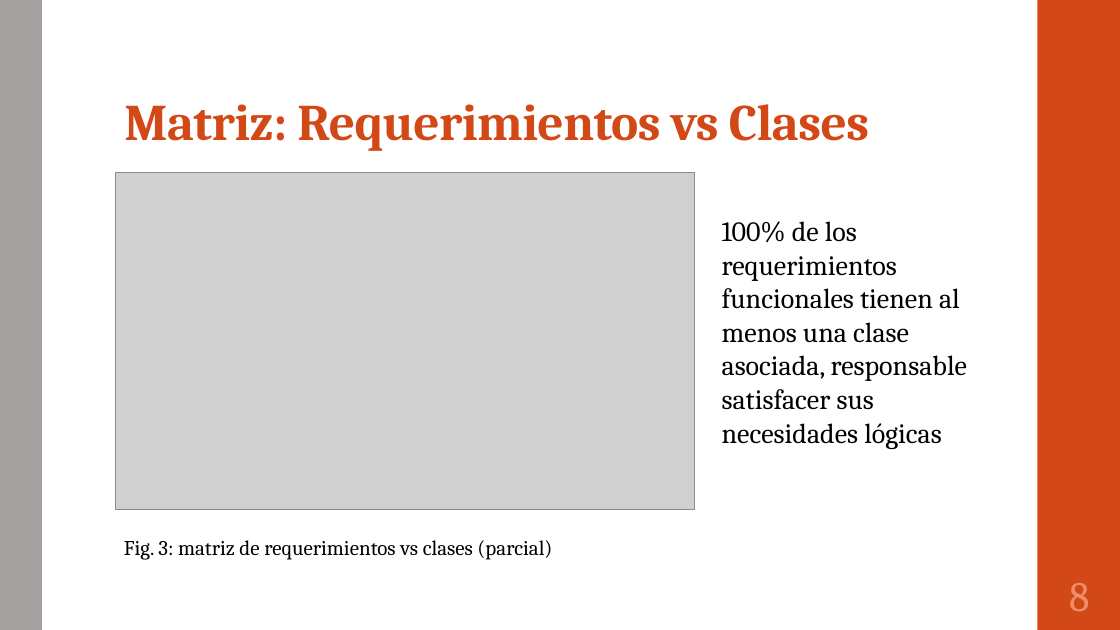
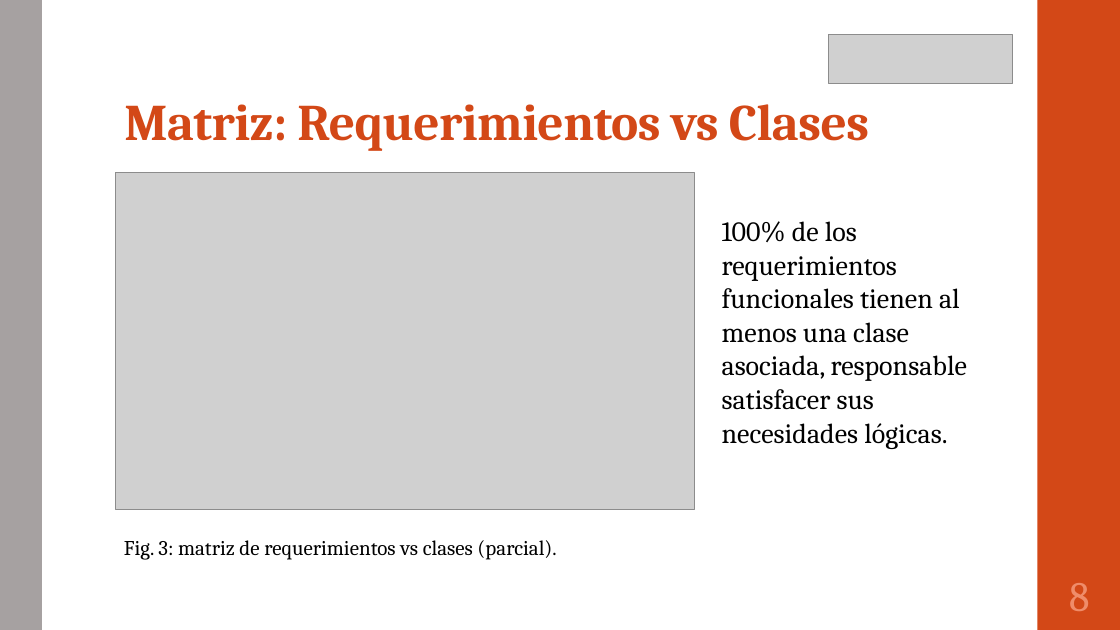
Before and after one commit to portafolio2016/hipocrates, a slide deck: slide 9 of presentación lunes 24 octubre 2016.pptx. Drawn at 1120x630 pixels with LibreOffice and Linux fonts; fonts in the diff are those of the drawing; grey boxes stand for pictures. Boxes give left, top, right and bottom in pixels: in the first picture for what was removed or moved away, otherwise in the second. Text is boxed around its words. In the diff, an @@ line names an element or a change of style, - is before the commit and + after.

```diff
--- a/presentación lunes 24 octubre 2016.pptx
+++ b/presentación lunes 24 octubre 2016.pptx
@@ picture added at [829, 34, 1013, 82] @@
@@ text at [722, 221, 967, 449]: text changed @@
-100% de los requerimientos funcionales tienen al menos una clase asociada, responsable satisfacer sus necesidades lógicas
+100% de los requerimientos funcionales tienen al menos una clase asociada, responsable satisfacer sus necesidades lógicas.
@@ text at [124, 540, 556, 560]: text changed @@
-Fig. 3: matriz de requerimientos vs clases (parcial)
+Fig. 3: matriz de requerimientos vs clases (parcial).
```
Also in this commit, not shown: 16 other slides changed.
